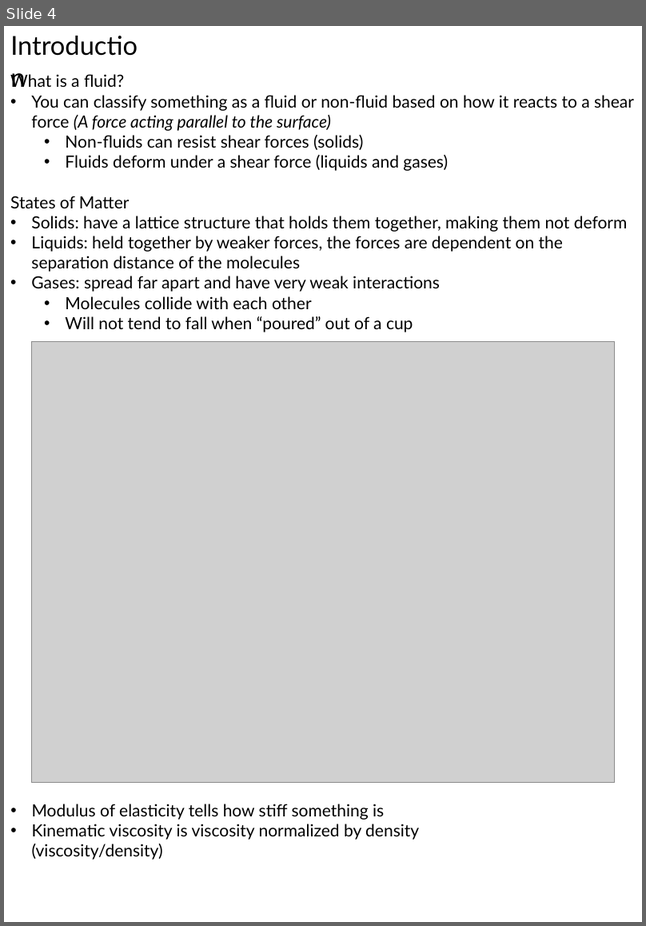
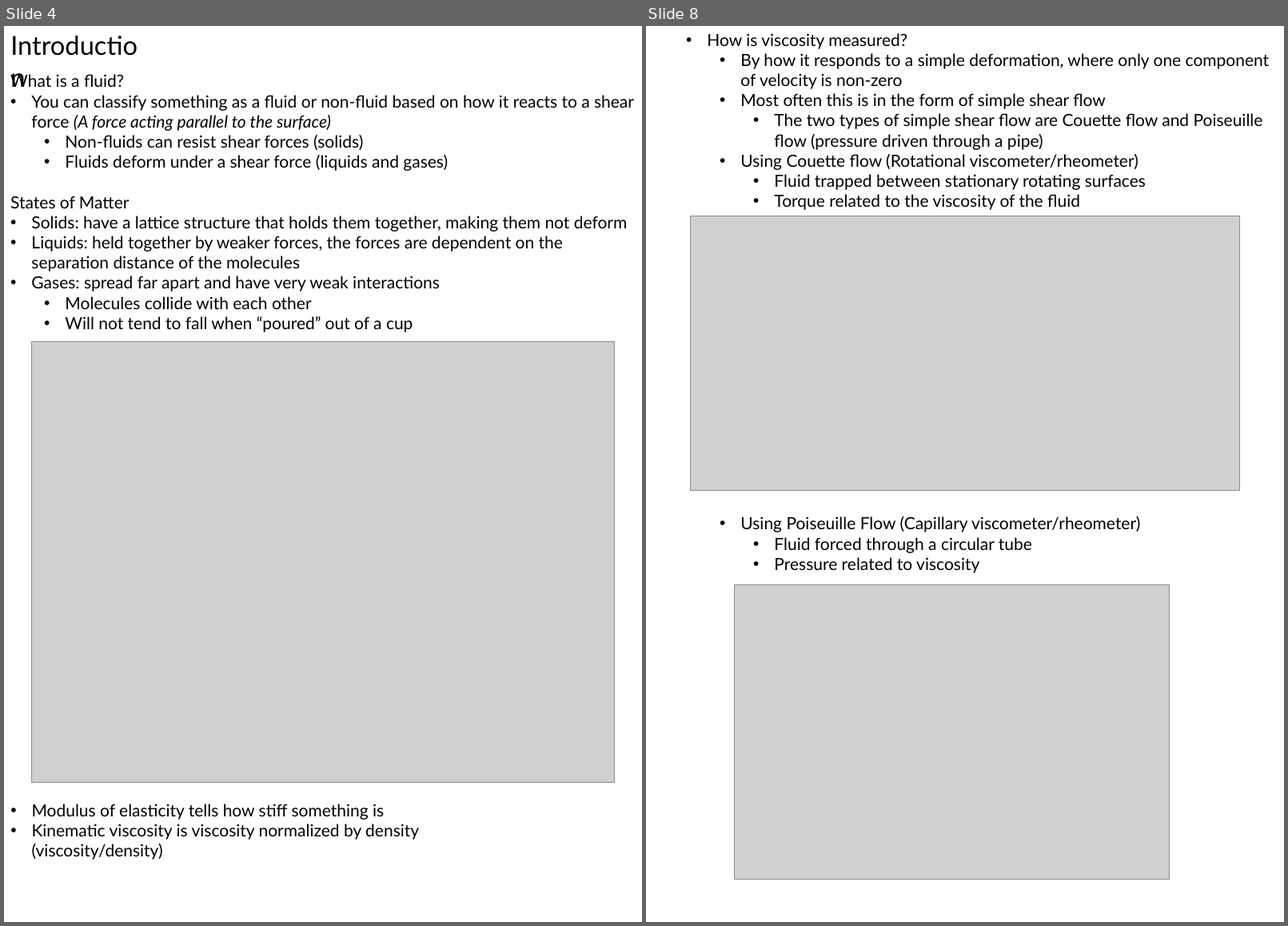
Before and after one commit to 1980s-Space-Guy/Fall24Classes, a slide deck: FluidOperations.pptx. Shown side by side, each under a label of ours: slide 4 before the commit, slides 4 and 8 after it; the slides between them are not shown. The pictures are 646x926 and 1288x926 pixels, drawn with LibreOffice and Linux fonts; fonts in the diff are those of the drawing; grey boxes stand for pictures. Boxes give left, top, right and bottom in pixels: in the first picture for what was removed or moved away, otherwise in the second. Text is boxed around its words. In the diff, an @@ line names an element or a change of style, - is before the commit and + after.

```diff
--- a/FluidOperations.pptx
+++ b/FluidOperations.pptx
@@ slide 8 added at (x1=646, y1=26, x2=1284, y2=922), background #FFFFFF @@
@@ text added at (x1=707, y1=33, x2=1270, y2=573), 18 pt, text #000000 @@
+  • How is viscosity measured?
+    • By how it responds to a simple deformation, where only one component of velocity is non-zero
+    • Most often this is in the form of simple shear flow
+      • The two types of simple shear flow are Couette flow and Poiseuille flow (pressure driven through a pipe)
+    • Using Couette flow (Rotational viscometer/rheometer)
+      • Fluid trapped between stationary rotating surfaces
+      • Torque related to the viscosity of the fluid
+    • Using Poiseuille Flow (Capillary viscometer/rheometer)
+      • Fluid forced through a circular tube
+      • Pressure related to viscosity
@@ picture added at (x1=691, y1=216, x2=1240, y2=490) @@
@@ picture added at (x1=734, y1=585, x2=1169, y2=880) @@
```
Also in this commit, not shown: 3 other slides added, 3 other files.
